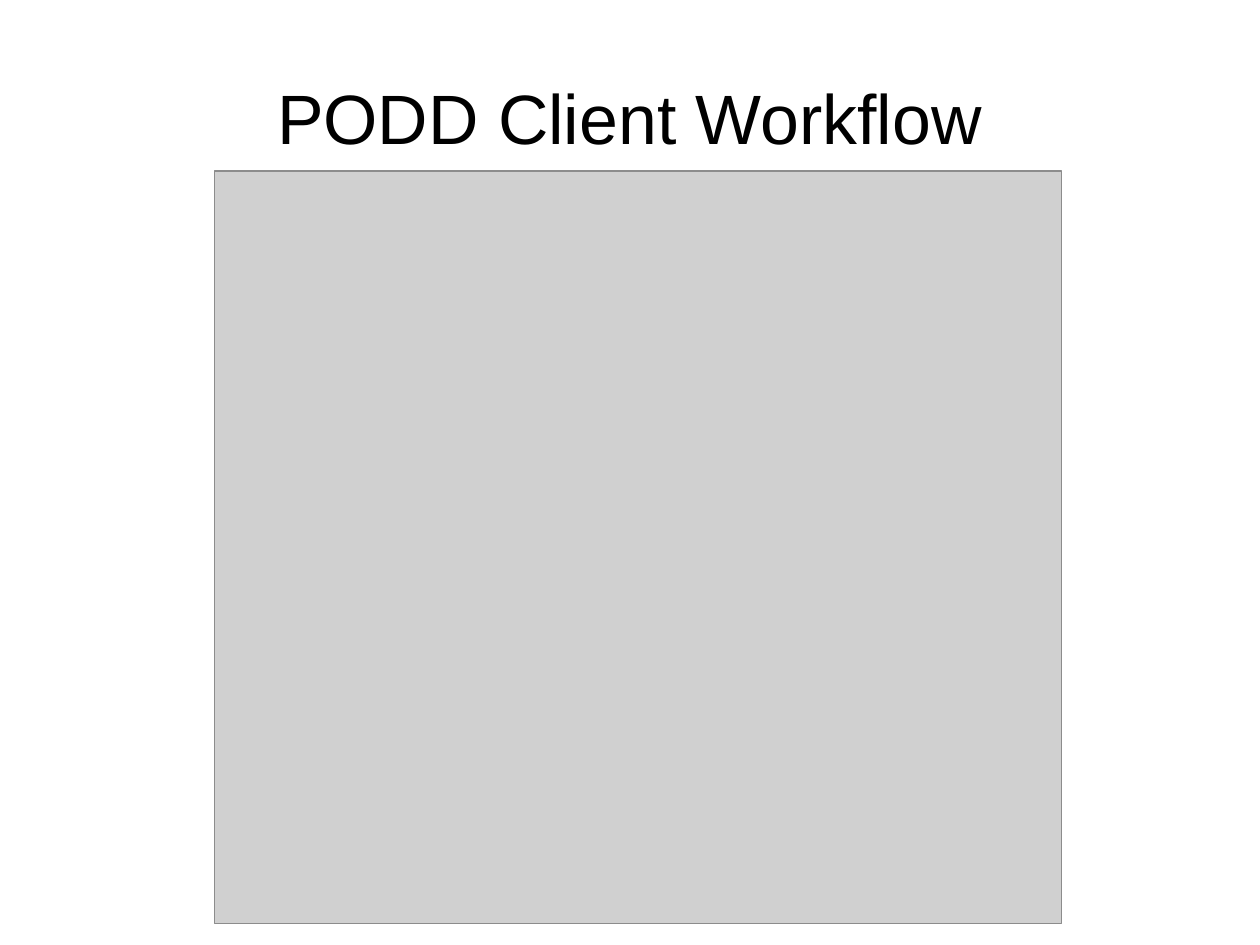
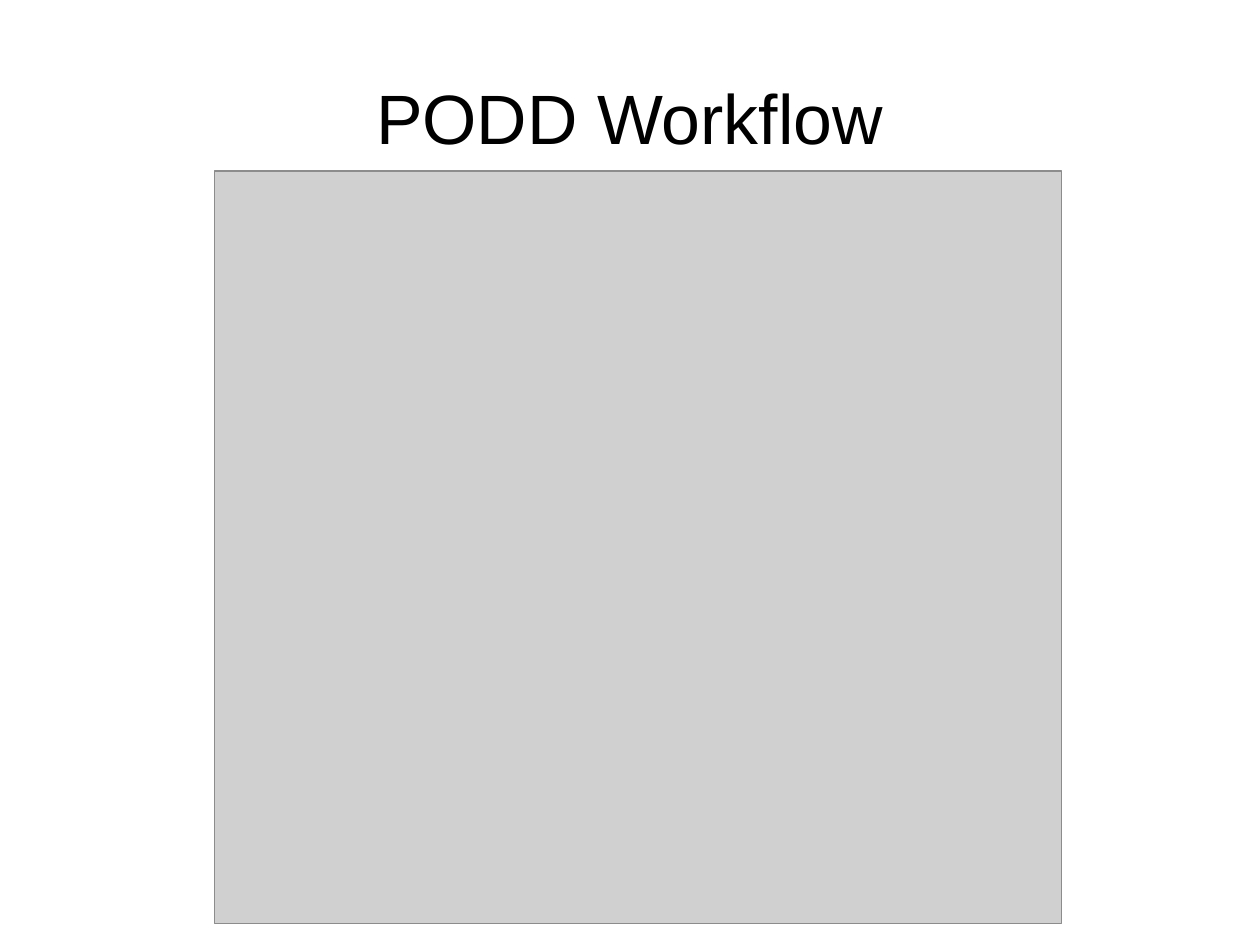
Before and after one commit to podd/podd-publications, a slide deck: slide 5 of montpellier2014/PODD-Montpellier2014.odp. Drawn at 1260x945 pixels with LibreOffice and Linux fonts; fonts in the diff are those of the drawing; grey boxes stand for pictures. Boxes give left, top, right and bottom in pixels: in the first picture for what was removed or moved away, otherwise in the second. Text is boxed around its words. In the diff, an @@ line names an element or a change of style, - is before the commit and + after.

Commit message:
rename slide to PODD Workflow

```diff
--- a/montpellier2014/PODD-Montpellier2014.odp
+++ b/montpellier2014/PODD-Montpellier2014.odp
@@ title at <box>376,93,883,145</box>: text changed @@
-PODD Client Workflow
+PODD Workflow
```
Also in this commit, not shown: 1 other file.
